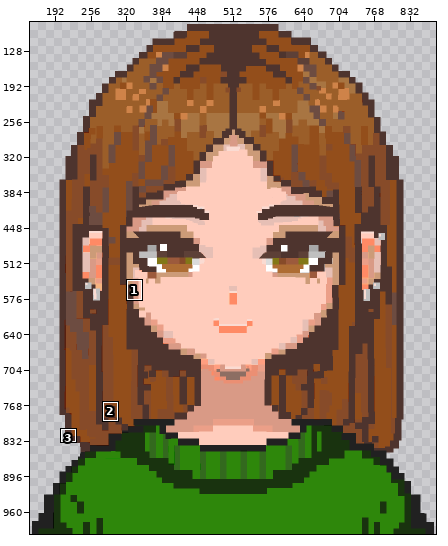
One commit to this sprite sheet: img/pfp.png. Above, an overview of the earlier version with the close-up marked.
Close-up. Before:
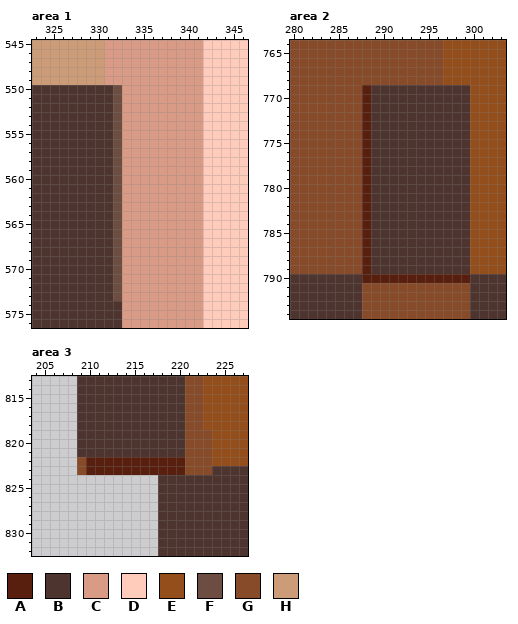
The file is 1000x1000 pixels. Colours within 5 levels of each other are drawn and written as one. Shown: area 1: x 323..346, y 545..576; area 2: x 280..303, y 764..794; area 3: x 204..227, y 813..832. The wide view leaves out empty margins. The commit also changed other parts of the picture, which this record leaves out.
Palette (. is transparent): A #581f0f  B #4e342e  C #d99a86  D #ffccbc  E #934e1b  F #6d4c41  G #874b29  H #cc9b78
Once edited:
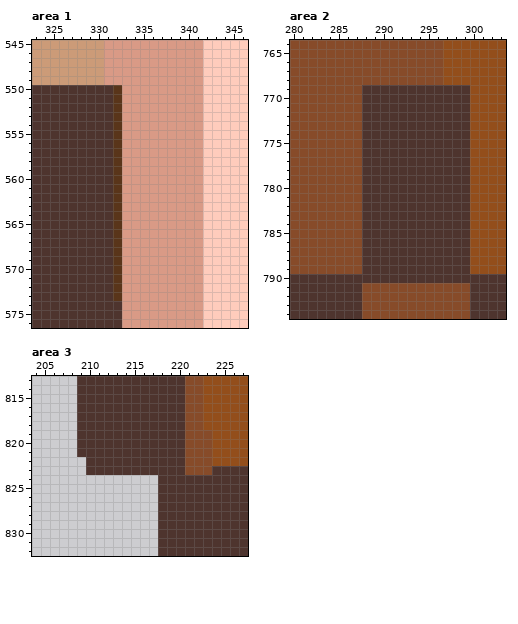
The exact change:
colour F: #6d4c41 -> #59351a
Area 2:
y 769..789: x 288 A -> B
y 790: x 288..299 AAAAAAAAAAAA -> BBBBBBBBBBBB
Area 3:
y 822..823: x 209..220 GAAAAAAAAAAA -> .BBBBBBBBBBB
Changed places in both close-ups, as pixel boxes (x1, y1, x2, y2):
changed: (113, 85, 122, 301)
changed: (362, 85, 470, 283)
changed: (77, 457, 185, 475)
